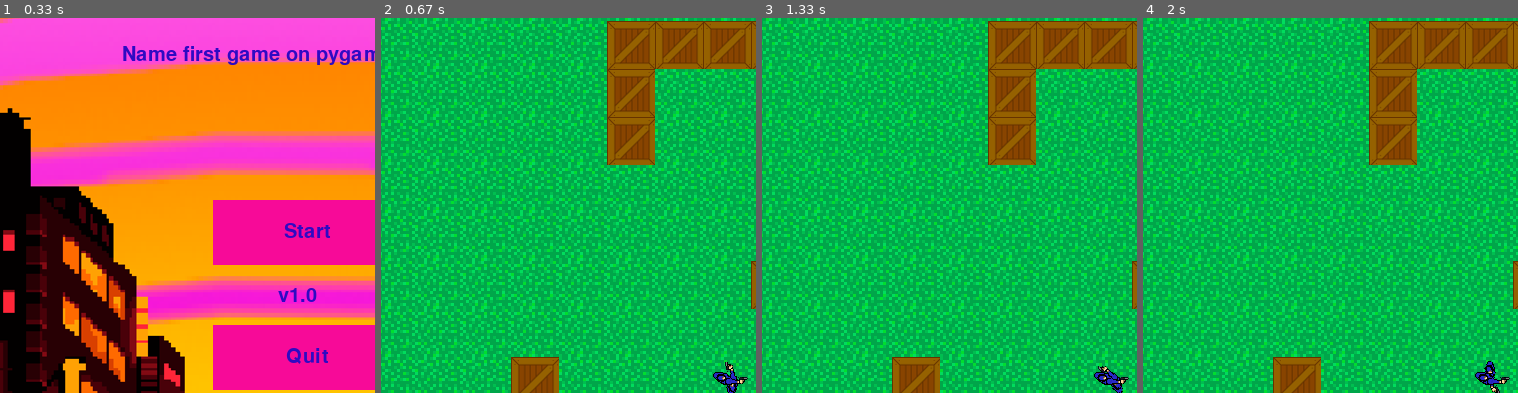
Above: before the commit, frames 1-4 (left to right).
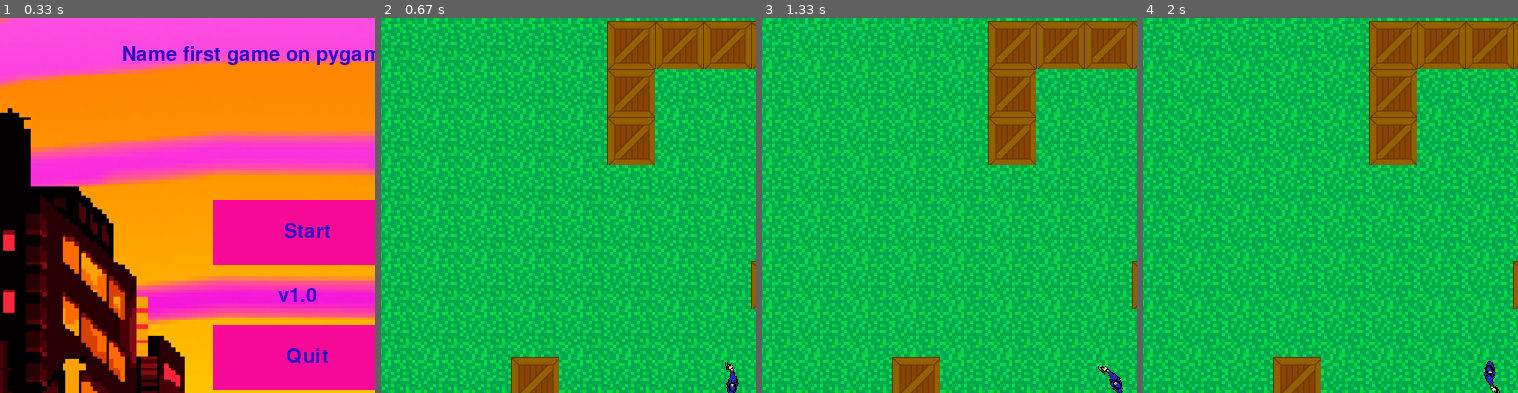
Above: after the commit, the same moments.

Repository: Stevenson707/Game_on_Pygame
Game: pygame game, started from game.py
The game is run twice, just before and just after one commit, with the same random seed, the same clock (stepped at 60 frames per second) and the same inputs.
Inputs (mouse positions are % of the whole screen's width and height, from its top left):
- Up to frame 1 (0.33 s): no input
- Up to frame 2 (0.67 s): click (49, 41) at 0.38 s
- Up to frame 3 (1.33 s): hold Up 0.67-1.13 s; move the mouse to (46, 55) at 0.7 s; hold Down from 1.17 s (still down); move the mouse to (51, 57) at 1.2 s
- Up to frame 4 (2 s): release Down at 1.47 s; hold Up 1.5-1.87 s; move the mouse to (26, 51) at 1.53 s; hold Down from 1.9 s (still down); move the mouse to (60, 72) at 1.93 s
The pictures show only the part of the screen within x 8-58%, y 12-62%; the shares and areas given below are measured in that part.

Frame 1 is identical in both runs. In frame 2, 0.2% of the frame differs, in the area x 88-98%, y 94-98%; in frame 3, 0.2%; in frame 4, 0.2%.

Commit message:
Removing a stationary character sprite

Diff:
--- a/game.py
+++ b/game.py
@@ -462,6 +462,14 @@
     running = True
     presses = pygame.key.get_pressed()
 
+    # Удаление неподвижного спрайта персонажа
+    count = 0
+    for i in hero_group:
+        if count > 0:
+            i.kill()
+            count += 1
+        count += 1
+
     while running:
         for event in pygame.event.get():
             if event.type == pygame.QUIT:
